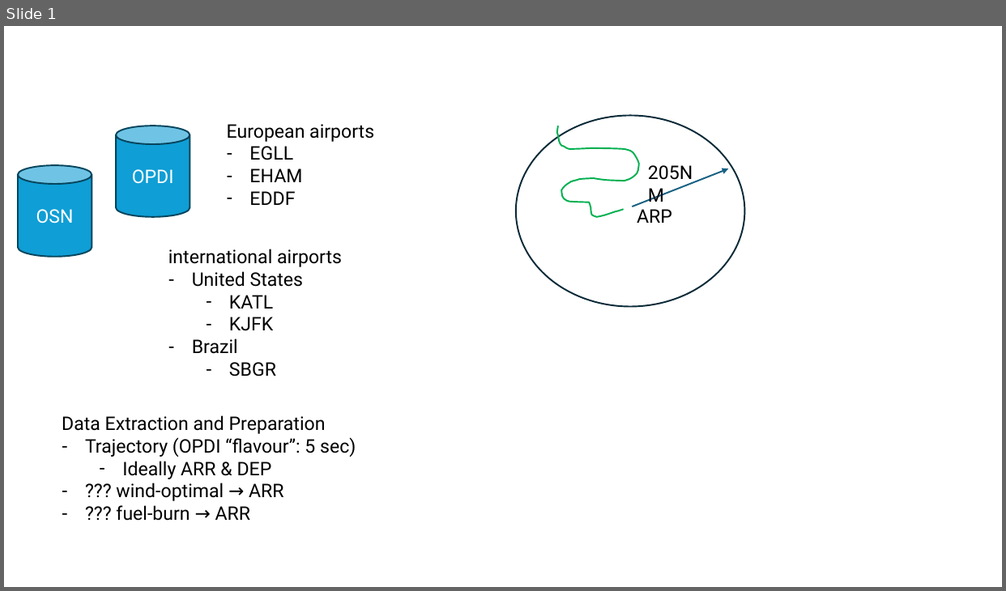
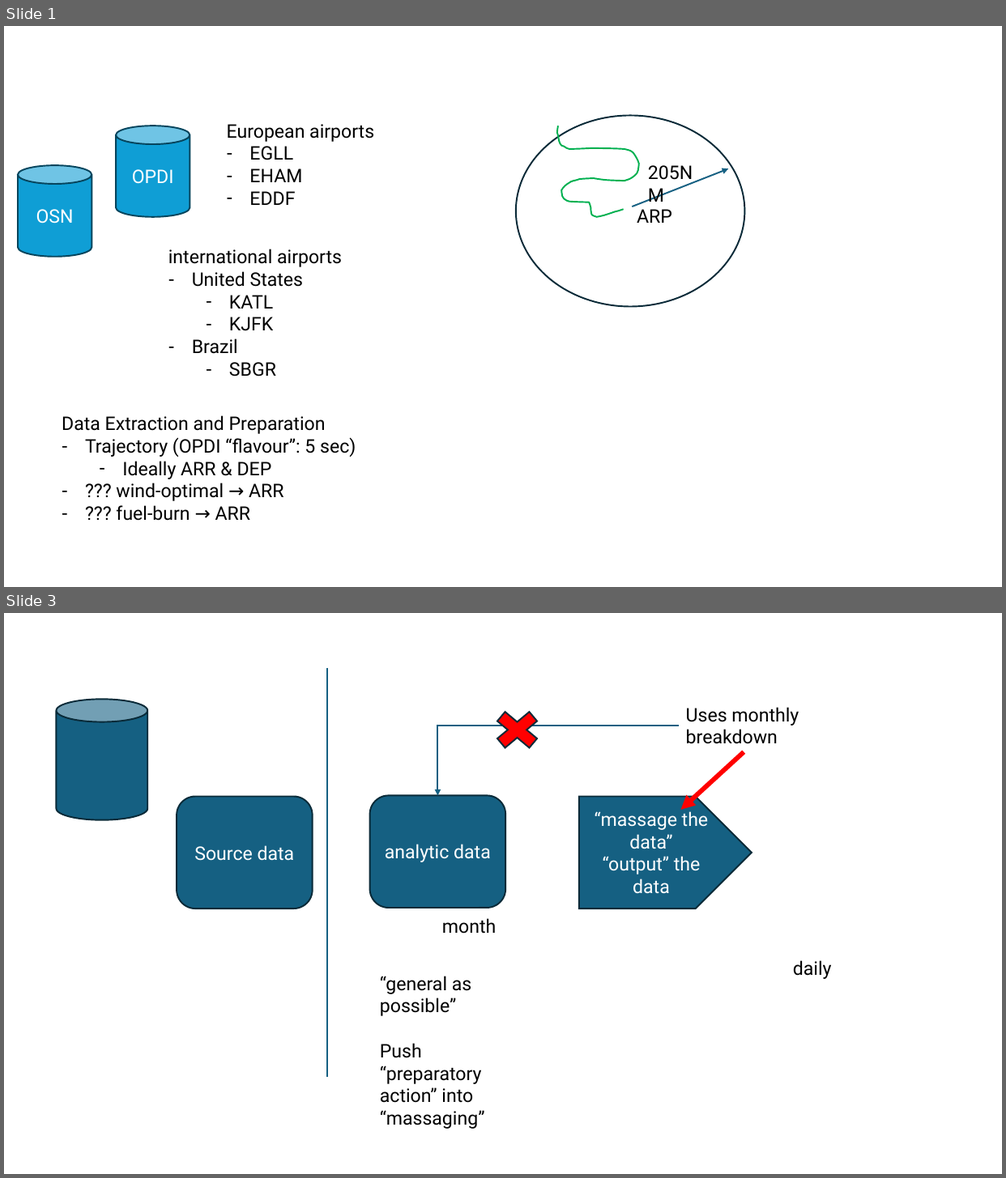
Before and after one commit to rainer-rq-koelle/paper-2025-DASC, a slide deck: figures/_figures-handmade.pptx. Shown one above the other, each under a label of ours: slide 1 before the commit, slides 1 and 3 after it; the slides between them are not shown. The pictures are 1006x591 and 1006x1178 pixels, drawn with LibreOffice and Linux fonts; fonts in the diff are those of the drawing. Boxes give left, top, right and bottom in pixels: in the first picture for what was removed or moved away, otherwise in the second. Text is boxed around its words. In the diff, an @@ line names an element or a change of style, - is before the commit and + after.

```diff
--- a/figures/_figures-handmade.pptx
+++ b/figures/_figures-handmade.pptx
@@ slide 3 added at <box>4,613,1002,1174</box>, background #FFFFFF @@
@@ line added from (326, 667) to (326, 1077), #156082 1.5 pt @@
@@ cylinder added at <box>57,699,147,820</box>, fill #156082, outline #092A39 1.5 pt @@
@@ cross added at <box>487,705,548,756</box>, fill #FF0000, outline #092A39 1.5 pt @@
@@ text added at <box>686,707,799,744</box>, 18 pt, text #000000 @@
+Uses monthly breakdown
@@ elbow arrow added from (679, 726) to (437, 796), #156082 1.5 pt @@
@@ arrow added from (744, 752) to (681, 810), #FF0000 4.5 pt @@
@@ rounded rectangle added at <box>177,796,313,909</box>, fill #156082, outline #092A39 1.5 pt, 18 pt, text #FFFFFF @@
+Source data
@@ rounded rectangle added at <box>370,796,505,908</box>, fill #156082, outline #092A39 1.5 pt, 18 pt, text #FFFFFF @@
+analytic data
@@ pentagon arrow added at <box>579,796,752,909</box>, fill #156082, outline #092A39 1.5 pt, 18 pt, text #FFFFFF @@
+“massage the data”
+“output” the data
@@ text added at <box>442,918,496,934</box>, 18 pt, text #000000 @@
+month
@@ text added at <box>380,976,485,1129</box>, 18 pt, text #000000 @@
+“general as possible”
+Push “preparatory action” into “massaging”
@@ text added at <box>793,960,832,979</box>, 18 pt, text #000000 @@
+daily
```
Also in this commit, not shown: 2 other slides added, 3 other files.
